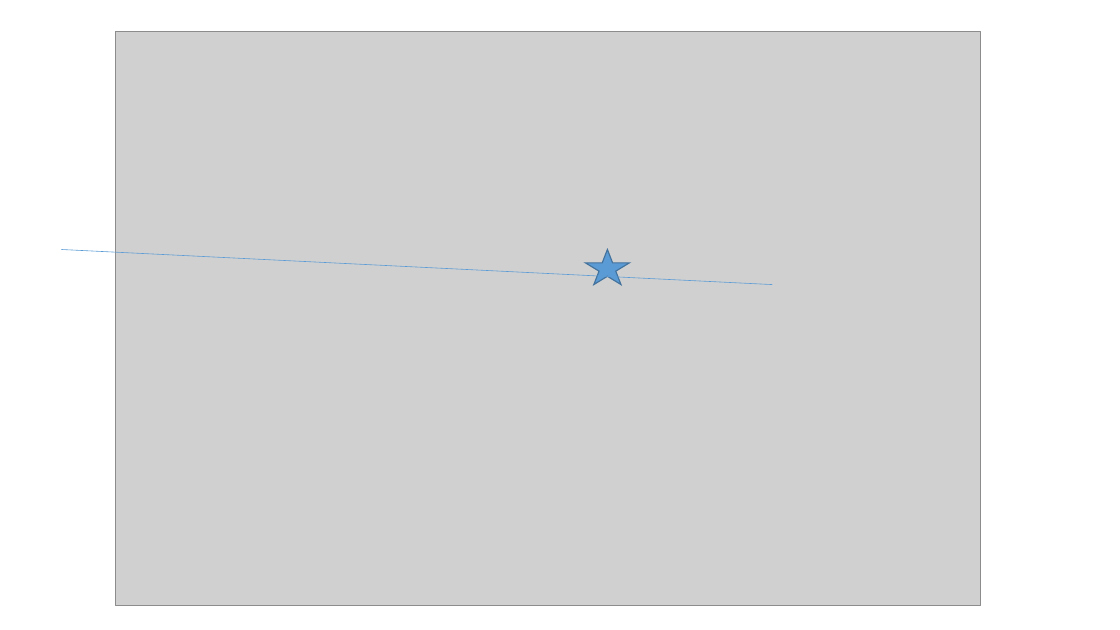
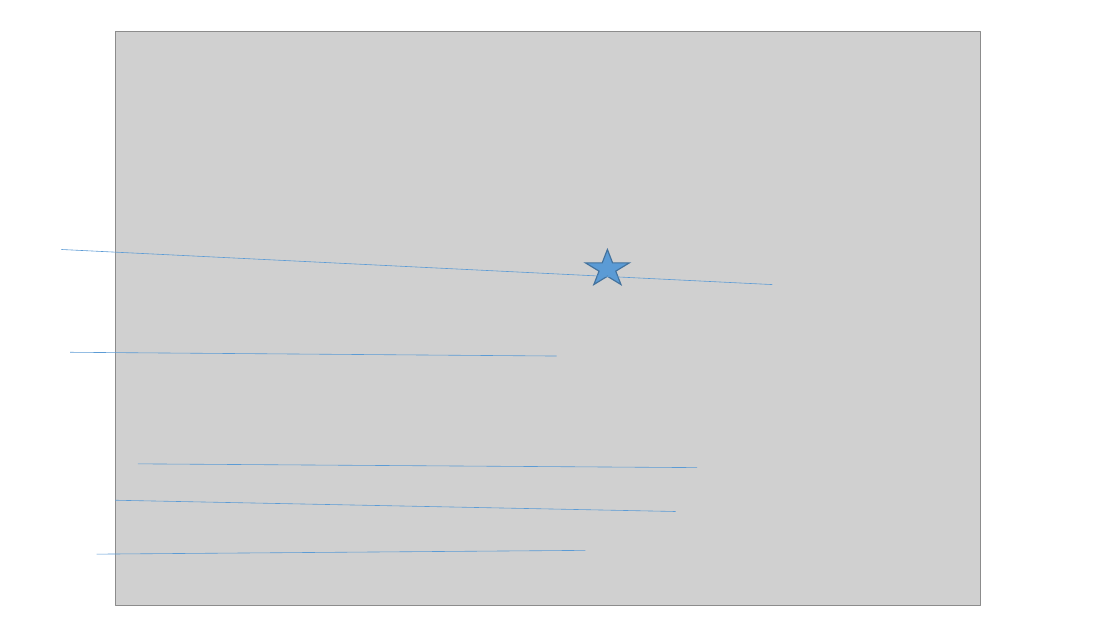
Before and after one commit to cri-hash/Progetto-Embedded, a slide deck: slide 1 of File Report/db/lista operazioni.pptx. Drawn at 1120x630 pixels with LibreOffice and Linux fonts; fonts in the diff are those of the drawing; grey boxes stand for pictures. Boxes give left, top, right and bottom in pixels: in the first picture for what was removed or moved away, otherwise in the second. Text is boxed around its words. In the diff, an @@ line names an element or a change of style, - is before the commit and + after.

```diff
--- a/File Report/db/lista operazioni.pptx
+++ b/File Report/db/lista operazioni.pptx
@@ line added from (71, 352) to (557, 356), #5B9BD5 0.5 pt @@
@@ line added from (138, 464) to (697, 468), #5B9BD5 0.5 pt @@
@@ line added from (115, 501) to (676, 512), #5B9BD5 0.5 pt @@
@@ line added from (97, 555) to (586, 550), #5B9BD5 0.5 pt @@
```
Also in this commit, not shown: 1 other slide changed, 6 other files.
